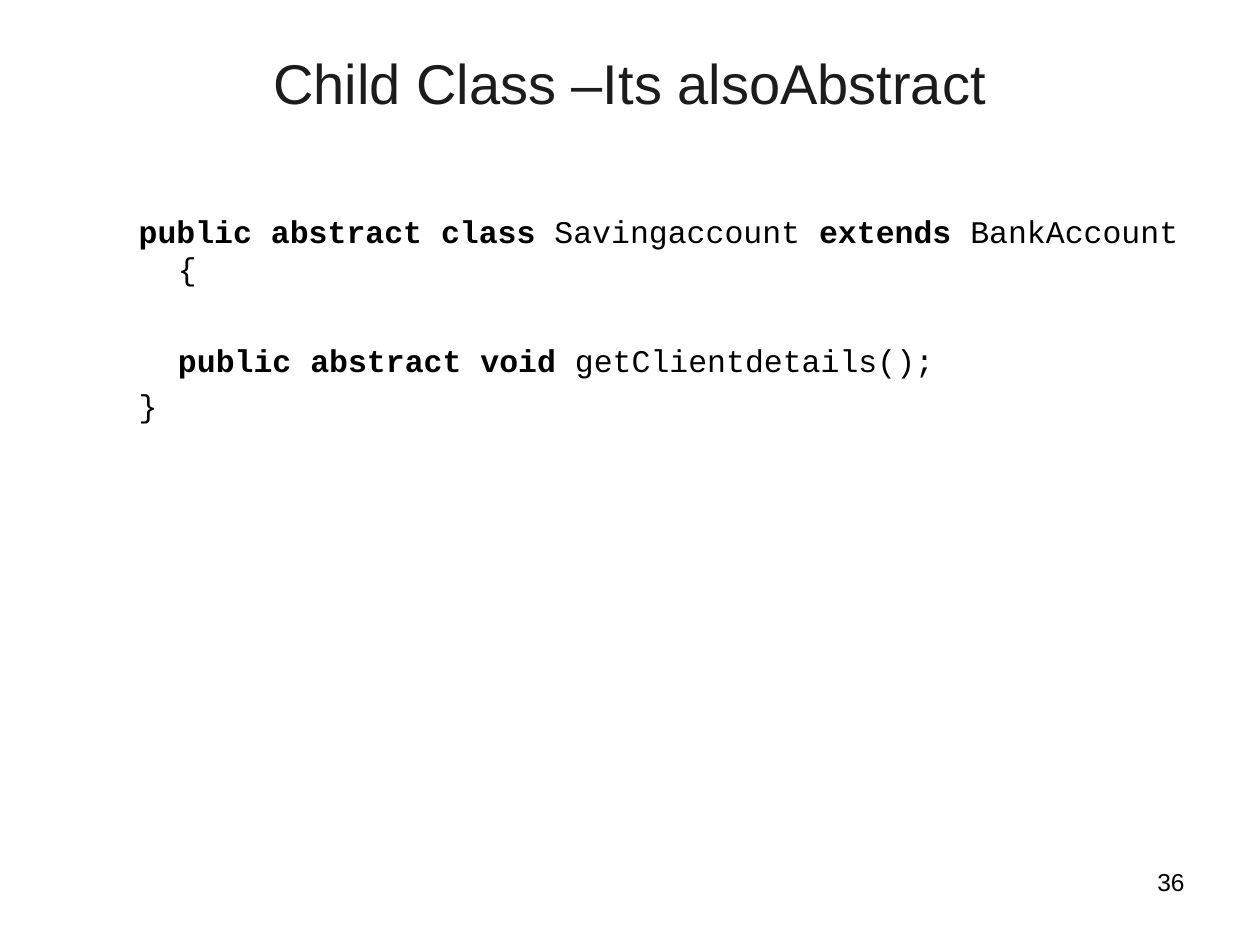
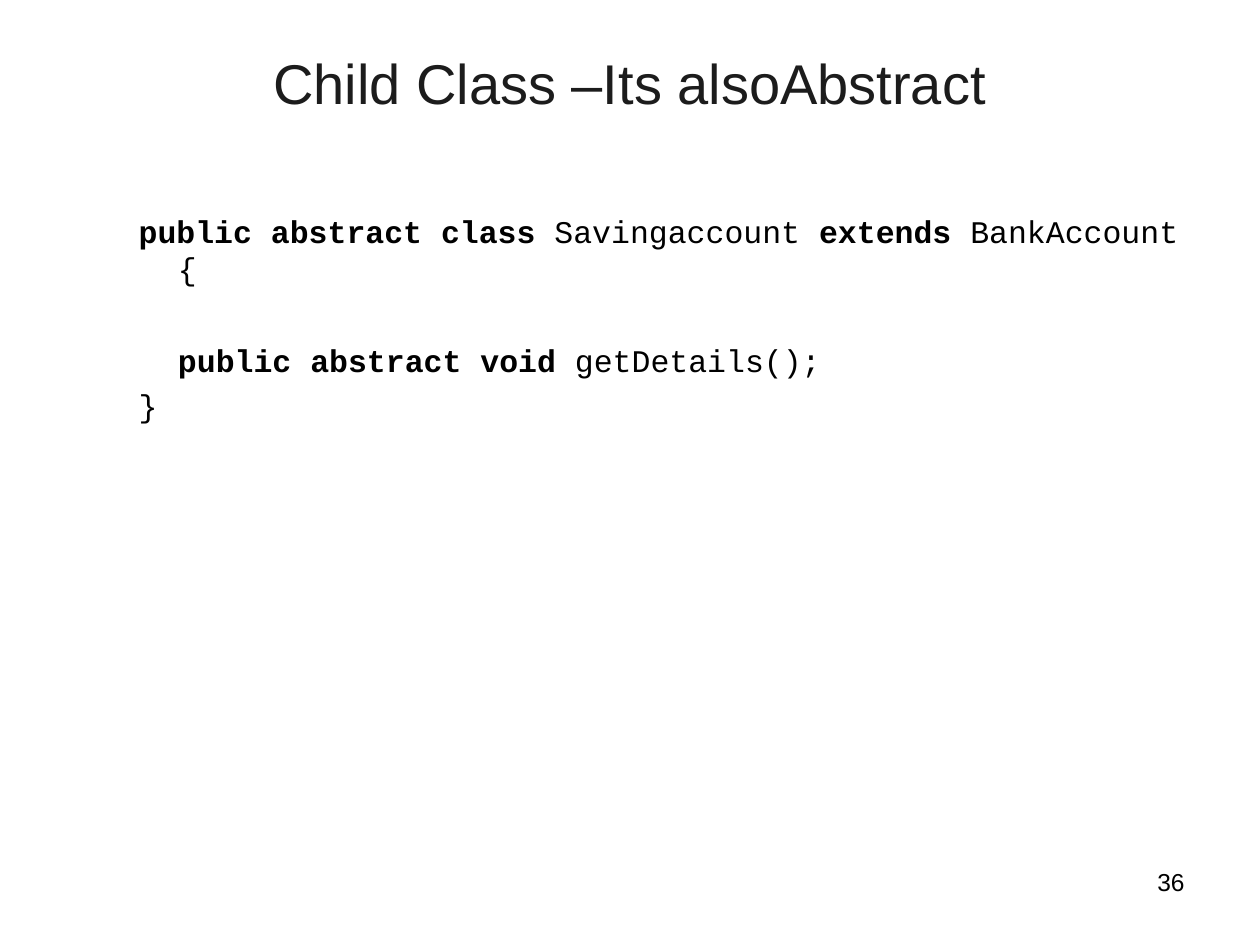
Before and after one commit to vatsanTraining/freshers_dec_2021, a slide deck: slide 36 of JavaModule_2_Excella.ppt. Drawn at 1260x945 pixels with LibreOffice and Linux fonts; fonts in the diff are those of the drawing; background and template pictures are left out. Boxes give left, top, right and bottom in pixels: in the first picture for what was removed or moved away, otherwise in the second. Text is boxed around its words. In the diff, an @@ line names an element or a change of style, - is before the commit and + after.

```diff
--- a/JavaModule_2_Excella.ppt
+++ b/JavaModule_2_Excella.ppt
@@ text at [178, 349, 821, 379]: text changed; bold on @@
-  public abstract void getClientdetails();
+  public abstract void getDetails();
```
Also in this commit, not shown: 11 other slides changed, 16 slides added, 9 slides removed.
